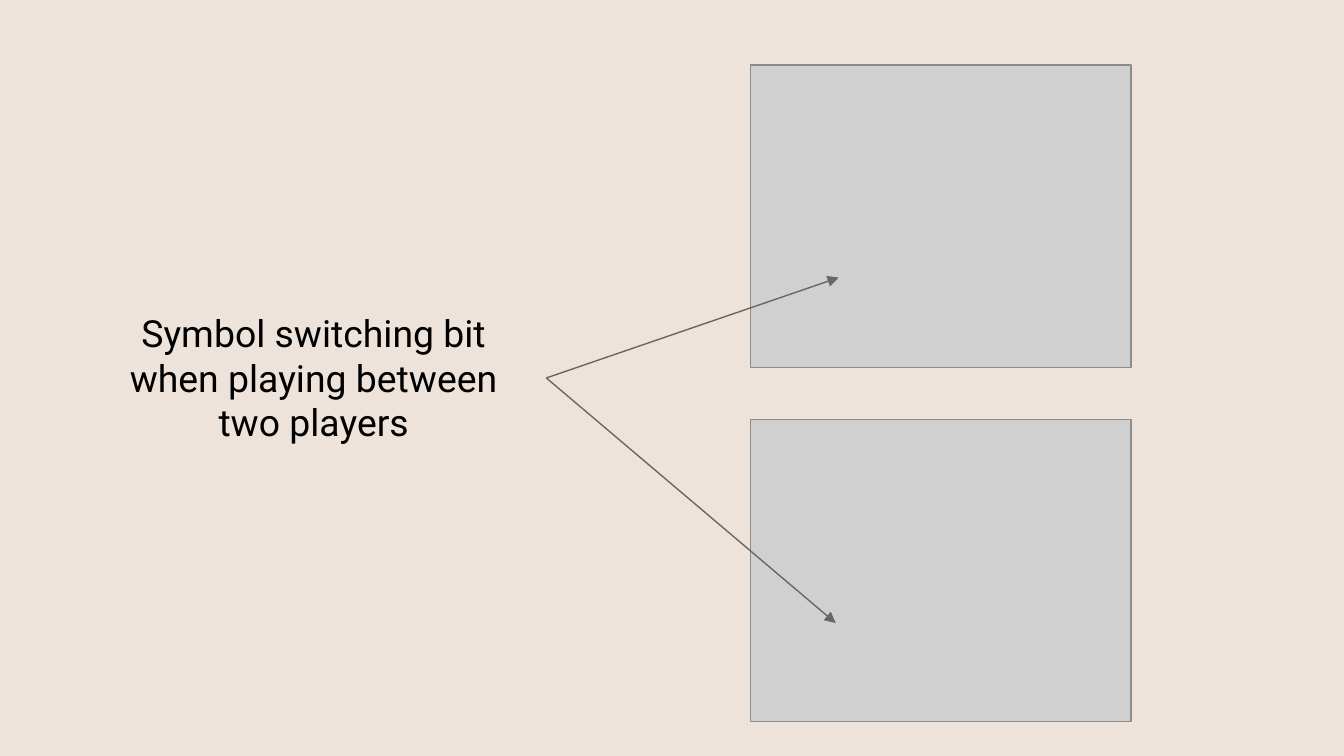
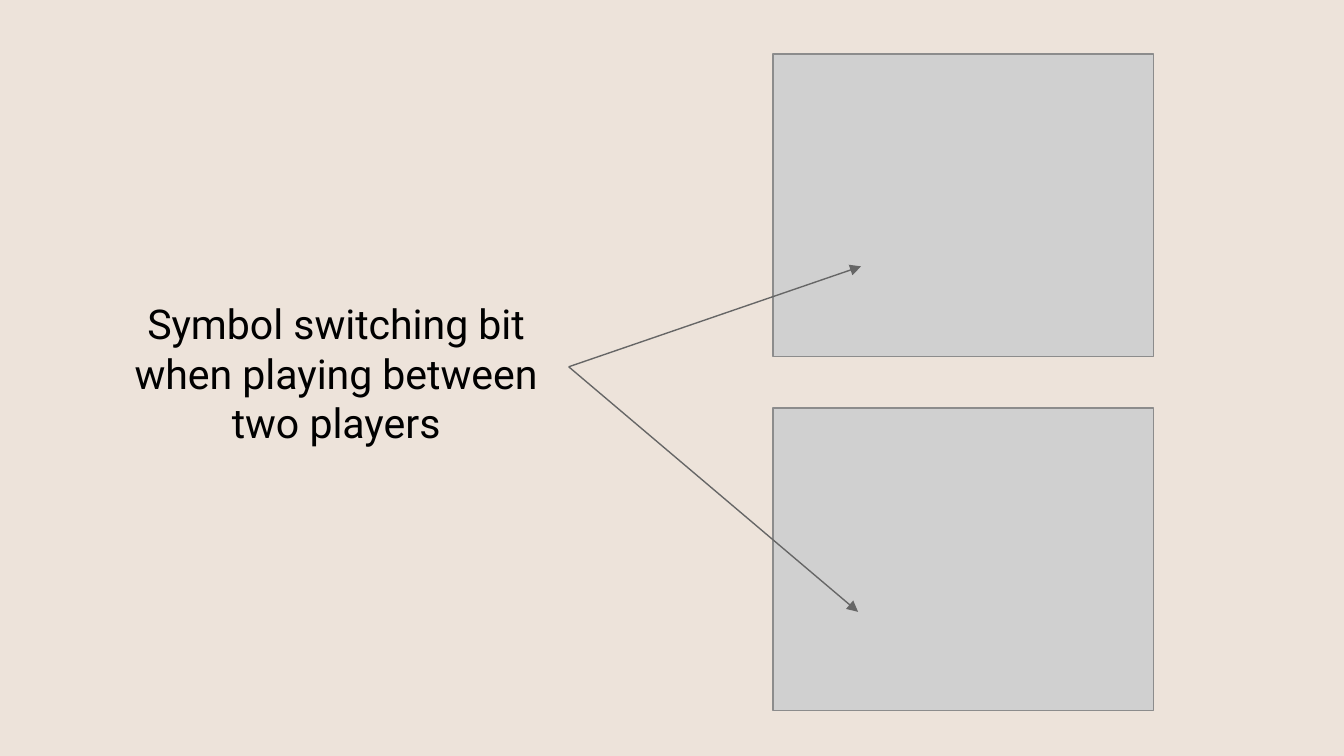
Before and after one commit to Foxtezy/Tic-Tac-Toe-Game, a slide deck: slide 11 of Presentation_ Crosses and Noughts.pptx (slide 13 before the commit). Drawn at 1344x756 pixels with LibreOffice and Linux fonts; fonts in the diff are those of the drawing; grey boxes stand for pictures. Boxes give left, top, right and bottom in pixels: in the first picture for what was removed or moved away, otherwise in the second. Text is boxed around its words. In the diff, an @@ line names an element or a change of style, - is before the commit and + after.

```diff
--- a/Presentation_ Crosses and Noughts.pptx
+++ b/Presentation_ Crosses and Noughts.pptx
@@ arrow moved from (546, 378) - (839, 278) to (569, 367) - (862, 266) @@
@@ 2 pictures, 1 text: place and size @@
-2 pictures, 1 text at (130,65,1132,722)
+2 pictures, 1 text at (135,54,1153,711)
@@ text "Symbol switching bit when playing ..." at (135,308,537,447): size 20 to 22 pt @@
@@ arrow moved from (546, 378) - (836, 624) to (569, 367) - (857, 612) @@
```
Also in this commit, not shown: 7 other slides changed, 2 slides added, 4 slides removed.
